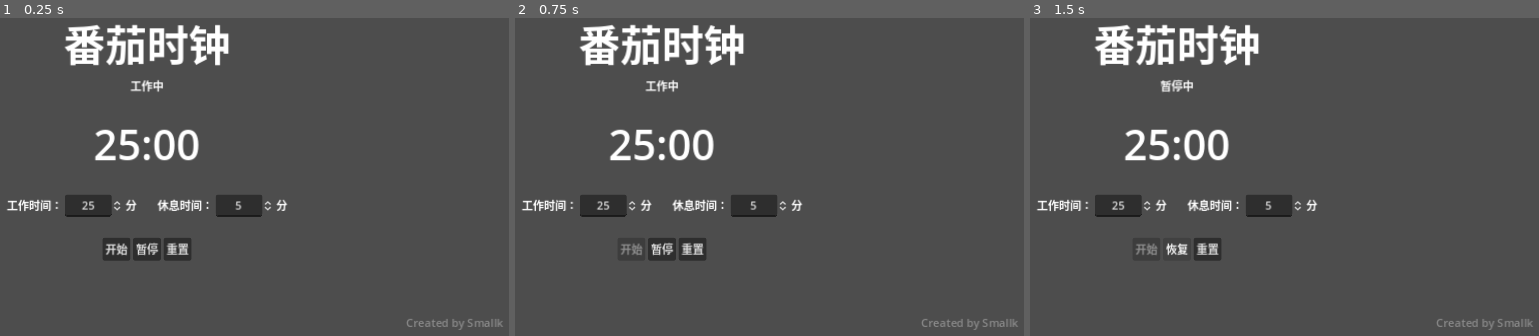
Above: before the commit, frames 1-3 (left to right).
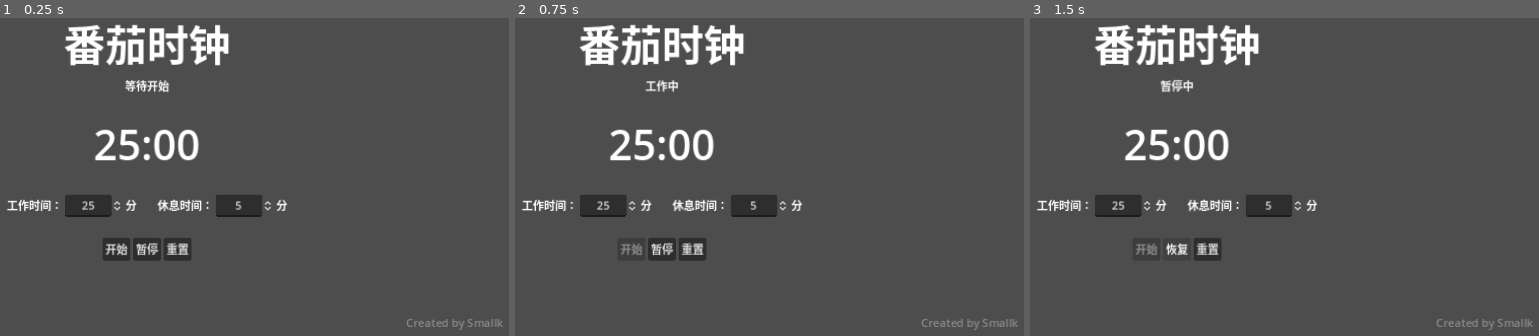
Above: after the commit, the same moments.

Repository: SmallKi/tomato-clock
Game: Godot game, scene res://UI/Main.tscn
Two runs of this game, one before a commit and one after it. Both use one fixed random seed, a clock stepped at 60 frames per second and the inputs below.
Inputs:
- Up to frame 1 (0.25 s): no input
- Up to frame 2 (0.75 s): click "开始" at 0.5 s
- Up to frame 3 (1.5 s): click "暂停" at 1.25 s

The runs differ from the first frame. In frame 1, 0.2% of the frame differs, in the area x 24-34%, y 19-24%; in frame 2, nothing differs; in frame 3, nothing differs.

Commit message:
release 1.0

Diff:
--- a/UI/Main.tscn
+++ b/UI/Main.tscn
@@ -50,7 +50,7 @@
 [node name="StateLabel" type="Label" parent="VBoxContainer"]
 unique_name_in_owner = true
 layout_mode = 2
-text = "工作中"
+text = "等待开始"
 horizontal_alignment = 1
 vertical_alignment = 1
 
--- a/project.godot
+++ b/project.godot
@@ -16,6 +16,7 @@
 boot_splash/bg_color=Color(0.141176, 0.141176, 0.141176, 1)
 boot_splash/show_image=false
 config/icon="res://icon.svg"
+config/windows_native_icon="res://release/icon.ico"
 
 [display]
 
Not shown, added: export_presets.cfg
Not shown, added: icon.png.import
Not shown, changed: .gitignore
